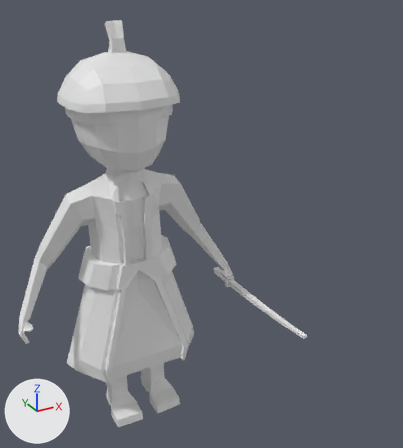
The FBX model Map/Assets/Models/Yamato/Yamato_samurai/Yamato_samurai.fbx as it was, and as the next commit left it.
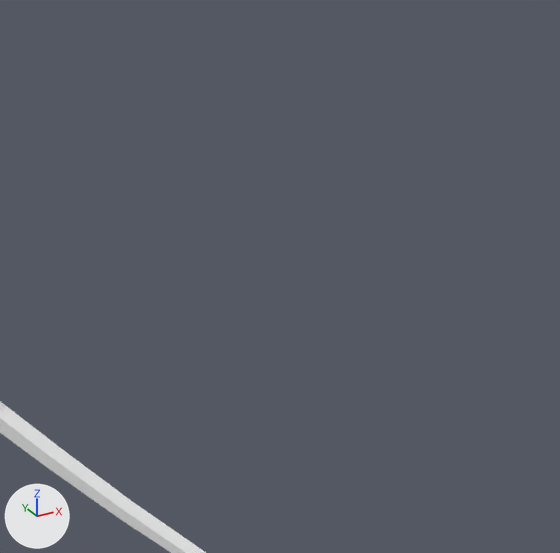
Old and new are each drawn whole from a camera (50 mm lens) standing at (-7.17, -19.13, 17.39) and looking at (2.24, -2.01, 8.82) and again close up on the part from 62% to 100% of the width and 41% to 75% of the height. Every picture has the same lights, and +X, +Y and +Z are marked at lower left.

Names of what the first close-up shows: 'Samurai'.
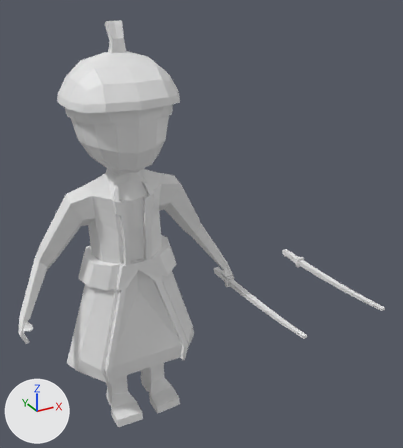
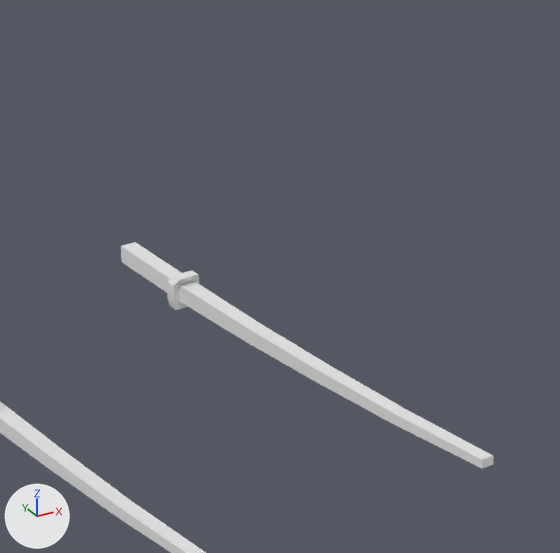
The newer file is also rescaled (x0.14) as a whole; pictures and numbers use the older file's frame.

The change, as JSON lines over the scene's bpy script:
```json
{"block": "me_cube", "where": "me_cube.from_pydata(...)  # 994 vertices, 1000 faces; spans x -4.7..4.7, y -6.1..1.7, z 0.0..16.1"}
{"block": "me_cube", "where": "# used by ob_samurai; location = (0.0, 0.0, 0.0)"}
{"block": "me_cube", "change": "me_cube part 1: the loose piece of 95 vertices spanning x 4.1..4.5, y -6.1..0.4, z 5.0..5.5 is copied, and the copy is moved by (3.9, 0.0, 0.0); it spans x 8.0..8.4, y -6.1..0.4, z 5.0..5.5"}
```

Pixel boxes [x1, y1, x2, y2] of what changed, in the close-ups (560 x 553 px):
```json
{"object": "Samurai", "change": "reshaped", "before": [0, 401, 206, 553], "after": [0, 242, 493, 553]}
{"part": 1, "of": "me_cube", "change": "added", "after": [121, 242, 493, 468]}
```
